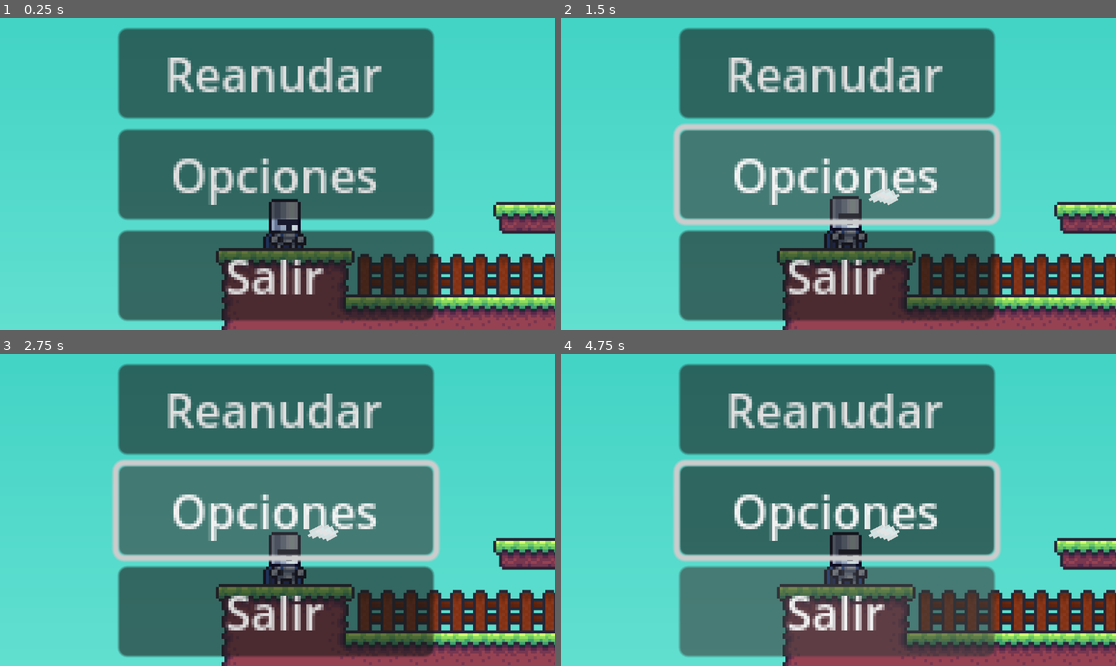
Above: before the commit, frames 1-4 (two rows, left to right).
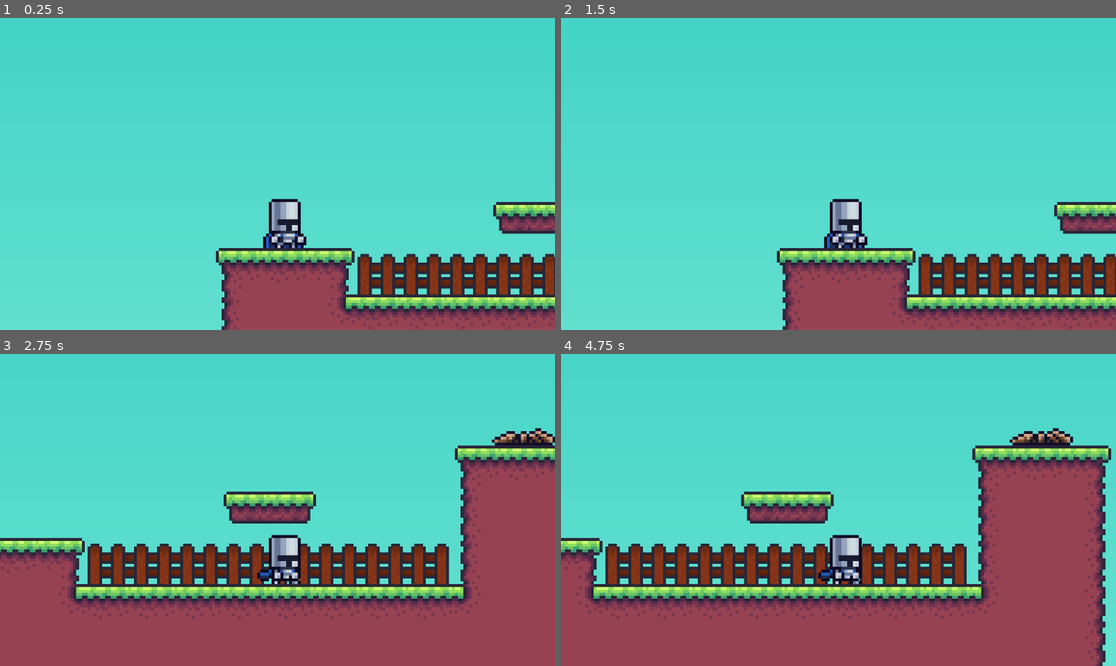
Above: after the commit, the same moments.

Repository: Deivid31/MetroidPixel
Game: Godot game, scene res://maps/test_map/test_map.tscn
The game is run twice, just before and just after one commit, with the same random seed, the same clock (stepped at 60 frames per second) and the same inputs. Before the commit the project has no main scene; this scene is started directly in both runs.
Inputs (mouse positions are in pixels of both pictures, inside the frame that each line leads up to):
- Up to frame 1 (0.25 s): no input
- Up to frame 2 (1.5 s): click (832, 74) at 0.5 s, where only the run before the commit has a clickable "Reanudar"; click (832, 174) at 1.25 s, where only the run before the commit has a clickable "Opciones"
- Up to frame 3 (2.75 s): move the mouse to (399, 494) at 2.02 s; hold D (move_right) from 2.03 s (still down); tap E (interact, bound only after the commit) at 2.1 s
- Up to frame 4 (4.75 s): move the mouse to (727, 525) at 2.77 s; click (727, 525) at 2.85 s; tap E (interact, bound only after the commit) at 3.05, 3.6, 4.35 s; move the mouse to (894, 441) at 3.52 s; release D (move_right) at 3.53 s; hold A (move_left) 3.53-4.28 s; move the mouse to (810, 572) at 4.27 s; hold D (move_right) from 4.28 s (still down)

The runs differ from the first frame. In frame 1, 48% of the frame differs, in the area x 21-79%, y 3-98%; in frame 2, 51%; in frame 3, 75%; in frame 4, 75%, in the area x 0-100%, y 3-100%.

Commit message:
Menu de pausa añadido
Diferencia corregida

Diff:
--- a/characters/warrior/warrior.tscn
+++ b/characters/warrior/warrior.tscn
@@ -70,6 +70,7 @@
 offset = Vector2(0, -50)
 
 [node name="Menu" parent="." instance=ExtResource("7_du41e")]
+visible = false
 offset_left = -55.5
 offset_top = -67.0
 offset_right = -55.5
--- a/maps/test_map/test_map.tscn
+++ b/maps/test_map/test_map.tscn
@@ -10,159 +10,75 @@
 [sub_resource type="TileSetAtlasSource" id="TileSetAtlasSource_etls0"]
 texture = ExtResource("1_rb7cf")
 0:0/0 = 0
-0:0/0/physics_layer_0/linear_velocity = Vector2(0, 0)
-0:0/0/physics_layer_0/angular_velocity = 0.0
 1:0/0 = 0
-1:0/0/physics_layer_0/linear_velocity = Vector2(0, 0)
-1:0/0/physics_layer_0/angular_velocity = 0.0
 2:0/0 = 0
-2:0/0/physics_layer_0/linear_velocity = Vector2(0, 0)
-2:0/0/physics_layer_0/angular_velocity = 0.0
 
 [sub_resource type="TileSetAtlasSource" id="TileSetAtlasSource_v42tk"]
 texture = ExtResource("2_culii")
 1:0/0 = 0
-1:0/0/physics_layer_0/linear_velocity = Vector2(0, 0)
-1:0/0/physics_layer_0/angular_velocity = 0.0
 0:1/0 = 0
-0:1/0/physics_layer_0/linear_velocity = Vector2(0, 0)
-0:1/0/physics_layer_0/angular_velocity = 0.0
 0:1/0/physics_layer_0/polygon_0/points = PackedVector2Array(-6.52431, -8, 8, -8, 8, 8, -6.52431, 8)
 2:1/0 = 0
-2:1/0/physics_layer_0/linear_velocity = Vector2(0, 0)
-2:1/0/physics_layer_0/angular_velocity = 0.0
 2:1/0/physics_layer_0/polygon_0/points = PackedVector2Array(-8, -8, 6.45416, -8, 6.45416, 8, -8, 8)
 2:2/0 = 0
-2:2/0/physics_layer_0/linear_velocity = Vector2(0, 0)
-2:2/0/physics_layer_0/angular_velocity = 0.0
 2:2/0/physics_layer_0/polygon_0/points = PackedVector2Array(-8, -8, 6.45416, -8, 6.45416, 8, -8, 8)
 1:1/0 = 0
-1:1/0/physics_layer_0/linear_velocity = Vector2(0, 0)
-1:1/0/physics_layer_0/angular_velocity = 0.0
 1:1/0/physics_layer_0/polygon_0/points = PackedVector2Array(-8, -8, 8, -8, 8, 8, -8, 8)
 0:2/0 = 0
-0:2/0/physics_layer_0/linear_velocity = Vector2(0, 0)
-0:2/0/physics_layer_0/angular_velocity = 0.0
 0:2/0/physics_layer_0/polygon_0/points = PackedVector2Array(-6.52431, -8, 8, -8, 8, 8, -6.52431, 8)
 1:2/0 = 0
-1:2/0/physics_layer_0/linear_velocity = Vector2(0, 0)
-1:2/0/physics_layer_0/angular_velocity = 0.0
 1:2/0/physics_layer_0/polygon_0/points = PackedVector2Array(-8, -8, 8, -8, 8, 8, -8, 8)
 0:3/0 = 0
-0:3/0/physics_layer_0/linear_velocity = Vector2(0, 0)
-0:3/0/physics_layer_0/angular_velocity = 0.0
 1:3/0 = 0
-1:3/0/physics_layer_0/linear_velocity = Vector2(0, 0)
-1:3/0/physics_layer_0/angular_velocity = 0.0
 2:3/0 = 0
-2:3/0/physics_layer_0/linear_velocity = Vector2(0, 0)
-2:3/0/physics_layer_0/angular_velocity = 0.0
 2:4/0 = 0
-2:4/0/physics_layer_0/linear_velocity = Vector2(0, 0)
-2:4/0/physics_layer_0/angular_velocity = 0.0
 2:5/0 = 0
-2:5/0/physics_layer_0/linear_velocity = Vector2(0, 0)
-2:5/0/physics_layer_0/angular_velocity = 0.0
 1:5/0 = 0
-1:5/0/physics_layer_0/linear_velocity = Vector2(0, 0)
-1:5/0/physics_layer_0/angular_velocity = 0.0
 0:5/0 = 0
-0:5/0/physics_layer_0/linear_velocity = Vector2(0, 0)
-0:5/0/physics_layer_0/angular_velocity = 0.0
 0:4/0 = 0
-0:4/0/physics_layer_0/linear_velocity = Vector2(0, 0)
-0:4/0/physics_layer_0/angular_velocity = 0.0
 3:4/0 = 0
-3:4/0/physics_layer_0/linear_velocity = Vector2(0, 0)
-3:4/0/physics_layer_0/angular_velocity = 0.0
 3:5/0 = 0
-3:5/0/physics_layer_0/linear_velocity = Vector2(0, 0)
-3:5/0/physics_layer_0/angular_velocity = 0.0
 4:5/0 = 0
-4:5/0/physics_layer_0/linear_velocity = Vector2(0, 0)
-4:5/0/physics_layer_0/angular_velocity = 0.0
 4:4/0 = 0
-4:4/0/physics_layer_0/linear_velocity = Vector2(0, 0)
-4:4/0/physics_layer_0/angular_velocity = 0.0
 5:4/0 = 0
-5:4/0/physics_layer_0/linear_velocity = Vector2(0, 0)
-5:4/0/physics_layer_0/angular_velocity = 0.0
 6:4/0 = 0
-6:4/0/physics_layer_0/linear_velocity = Vector2(0, 0)
-6:4/0/physics_layer_0/angular_velocity = 0.0
 6:3/0 = 0
-6:3/0/physics_layer_0/linear_velocity = Vector2(0, 0)
-6:3/0/physics_layer_0/angular_velocity = 0.0
 5:3/0 = 0
-5:3/0/physics_layer_0/linear_velocity = Vector2(0, 0)
-5:3/0/physics_layer_0/angular_velocity = 0.0
 4:3/0 = 0
-4:3/0/physics_layer_0/linear_velocity = Vector2(0, 0)
-4:3/0/physics_layer_0/angular_velocity = 0.0
 3:3/0 = 0
-3:3/0/physics_layer_0/linear_velocity = Vector2(0, 0)
-3:3/0/physics_layer_0/angular_velocity = 0.0
 3:2/0 = 0
-3:2/0/physics_layer_0/linear_velocity = Vector2(0, 0)
-3:2/0/physics_layer_0/angular_velocity = 0.0
 4:2/0 = 0
-4:2/0/physics_layer_0/linear_velocity = Vector2(0, 0)
-4:2/0/physics_layer_0/angular_velocity = 0.0
 5:2/0 = 0
-5:2/0/physics_layer_0/linear_velocity = Vector2(0, 0)
-5:2/0/physics_layer_0/angular_velocity = 0.0
 6:2/0 = 0
-6:2/0/physics_layer_0/linear_velocity = Vector2(0, 0)
-6:2/0/physics_layer_0/angular_velocity = 0.0
 5:1/0 = 0
-5:1/0/physics_layer_0/linear_velocity = Vector2(0, 0)
-5:1/0/physics_layer_0/angular_velocity = 0.0
 5:1/0/physics_layer_0/polygon_0/points = PackedVector2Array(-8, -8, 5.54216, -8, 5.54216, 2.736, -8, 2.75)
 5:1/0/physics_layer_0/polygon_0/one_way = true
 4:1/0 = 0
-4:1/0/physics_layer_0/linear_velocity = Vector2(0, 0)
-4:1/0/physics_layer_0/angular_velocity = 0.0
 4:1/0/physics_layer_0/polygon_0/points = PackedVector2Array(-8, -8, 8, -8, 8, 2.67874, -8, 2.75)
 4:1/0/physics_layer_0/polygon_0/one_way = true
 3:1/0 = 0
-3:1/0/physics_layer_0/linear_velocity = Vector2(0, 0)
-3:1/0/physics_layer_0/angular_velocity = 0.0
 3:1/0/physics_layer_0/polygon_0/points = PackedVector2Array(-5.625, -8, 8, -8, 8, 2.75, -5.56847, 2.82843)
 3:1/0/physics_layer_0/polygon_0/one_way = true
 4:0/0 = 0
-4:0/0/physics_layer_0/linear_velocity = Vector2(0, 0)
-4:0/0/physics_layer_0/angular_velocity = 0.0
 4:0/0/physics_layer_0/polygon_0/points = PackedVector2Array(-8, -8, 8, -8, 8, -2.94646, 4.98093, 2.31508, -5.61231, 2.38523, -8, -3.15693)
 4:0/0/physics_layer_0/polygon_0/one_way = true
 5:5/0 = 0
-5:5/0/physics_layer_0/linear_velocity = Vector2(0, 0)
-5:5/0/physics_layer_0/angular_velocity = 0.0
 5:5/0/physics_layer_0/polygon_0/points = PackedVector2Array(-8, -8, 8, -8, 8, 8, -8, 8)
 6:5/0 = 0
-6:5/0/physics_layer_0/linear_velocity = Vector2(0, 0)
-6:5/0/physics_layer_0/angular_velocity = 0.0
 6:5/0/physics_layer_0/polygon_0/points = PackedVector2Array(-8, -8, 8, -8, 8, 8, -8, 8)
 
 [sub_resource type="TileSetAtlasSource" id="TileSetAtlasSource_hms4q"]
 texture = ExtResource("3_y2q0r")
 0:0/0 = 0
-0:0/0/physics_layer_0/linear_velocity = Vector2(0, 0)
-0:0/0/physics_layer_0/angular_velocity = 0.0
 0:0/0/physics_layer_0/polygon_0/points = PackedVector2Array(0.0441942, -8, 8, -8, 8, -6.01041, -0.0441942, -5.92202)
 0:0/0/physics_layer_0/polygon_0/one_way = true
 1:0/0 = 0
-1:0/0/physics_layer_0/linear_velocity = Vector2(0, 0)
-1:0/0/physics_layer_0/angular_velocity = 0.0
 1:0/0/physics_layer_0/polygon_0/points = PackedVector2Array(-8, -8, 0.0625, -8, 0.0496063, -6.00236, -8, -6.03323)
 1:0/0/physics_layer_0/polygon_0/one_way = true
 0:1/0 = 0
-0:1/0/physics_layer_0/linear_velocity = Vector2(0, 0)
-0:1/0/physics_layer_0/angular_velocity = 0.0
 0:1/0/physics_layer_0/polygon_0/points = PackedVector2Array(-8, -8, 8, -8, 8, -5.99816, -8, -6.03323)
 0:1/0/physics_layer_0/polygon_0/one_way = true
 1:1/0 = 0
-1:1/0/physics_layer_0/linear_velocity = Vector2(0, 0)
-1:1/0/physics_layer_0/angular_velocity = 0.0
 1:1/0/physics_layer_0/polygon_0/points = PackedVector2Array(-8, -8, 8, -8, 8, -5.99816, -8, -6.03323)
 1:1/0/physics_layer_0/polygon_0/one_way = true
 
--- a/project.godot
+++ b/project.godot
@@ -11,7 +11,7 @@
 [application]
 
 config/name="MetroidPixel"
-run/main_scene="res://maps/test_map.tscn"
+run/main_scene="res://maps/test_map/test_map.tscn"
 config/features=PackedStringArray("4.3", "Forward Plus")
 boot_splash/show_image=false
 config/icon="res://icon.png"
@@ -56,6 +56,11 @@
 "events": [Object(InputEventKey,"resource_local_to_scene":false,"resource_name":"","device":0,"window_id":0,"alt_presse …(194 unchanged characters)…
 ]
 }
+interact={
+"deadzone": 0.5,
+"events": [Object(InputEventKey,"resource_local_to_scene":false,"resource_name":"","device":-1,"window_id":0,"alt_pressed":false,"shift_pressed":false,"ctrl_pressed":false,"meta_pressed":false,"pressed":false,"keycode":0,"physical_keycode":69,"key_label":0,"unicode":101,"location":0,"echo":false,"script":null)
+]
+}
 
 [rendering]
 
